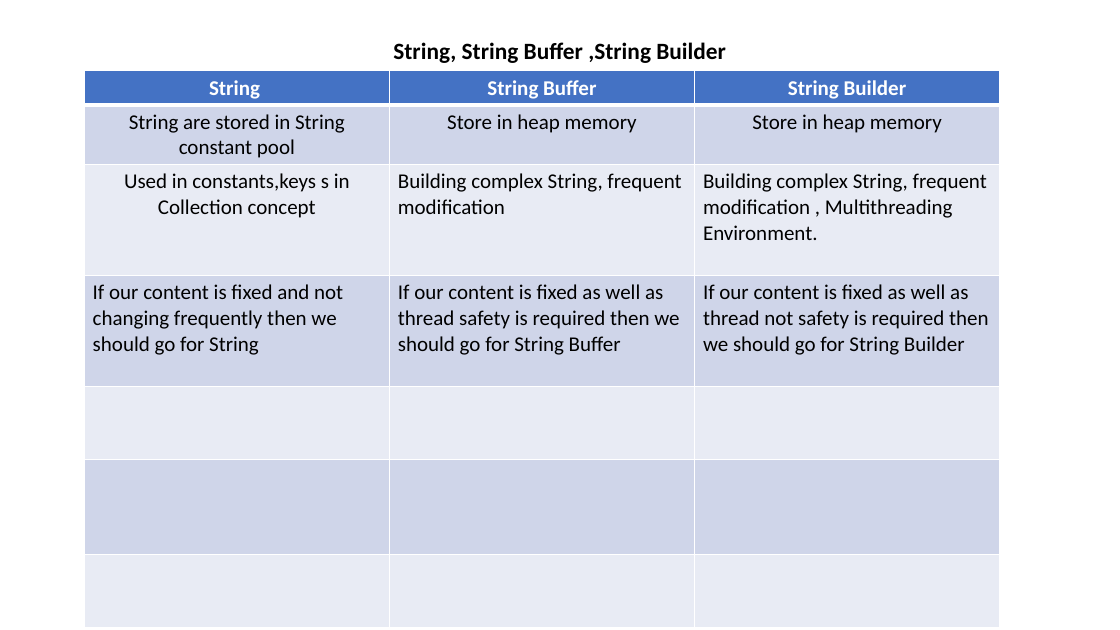
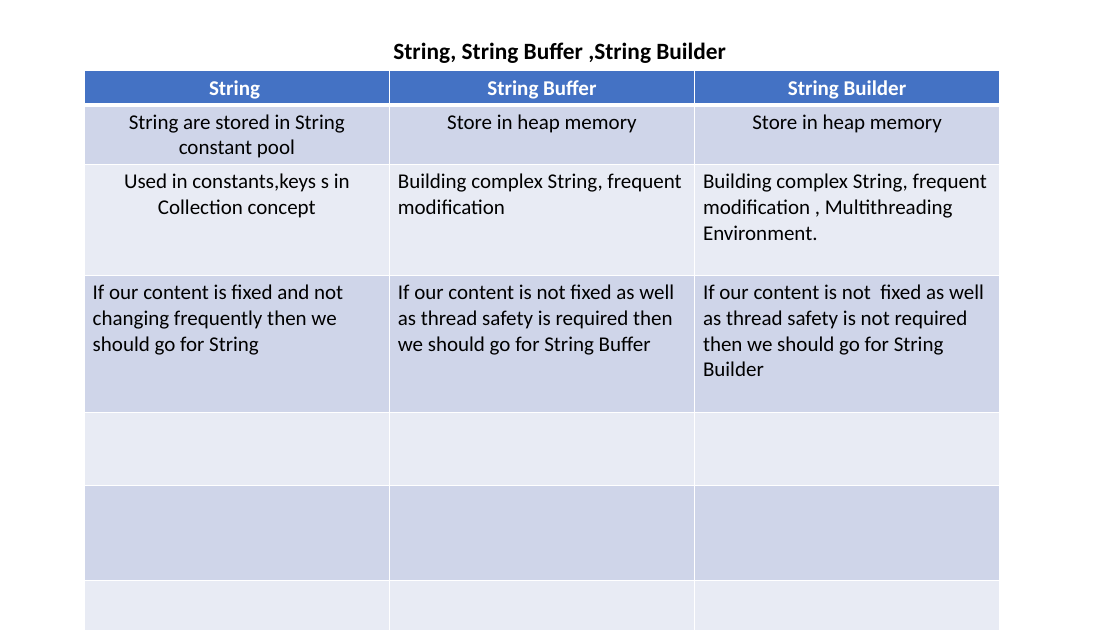
Before and after one commit to VinayTShetty/Tution-Java-Notes, a slide deck: slide 4 of CoreJava/12_Miscellaenous/3_String/String_ppt.pptx. Drawn at 1120x630 pixels with LibreOffice and Linux fonts; fonts in the diff are those of the drawing. Boxes give left, top, right and bottom in pixels: in the first picture for what was removed or moved away, otherwise in the second. Text is boxed around its words. In the diff, an @@ line names an element or a change of style, - is before the commit and + after.

```diff
--- a/CoreJava/12_Miscellaenous/3_String/String_ppt.pptx
+++ b/CoreJava/12_Miscellaenous/3_String/String_ppt.pptx
@@ table at box(84, 71, 999, 630) @@
-row 4, column 2: If our content is fixed as well as thread safety is required then we should go for String Buffer
+row 4, column 2: If our content is not fixed as well as thread safety is required then we should go for String Buffer
-row 4, column 3: If our content is fixed as well as thread not safety is required then we should go for String Builder
+row 4, column 3: If our content is not fixed as well as thread safety is not required then we should go for String Builder
```
Also in this commit, not shown: 15 other files.
